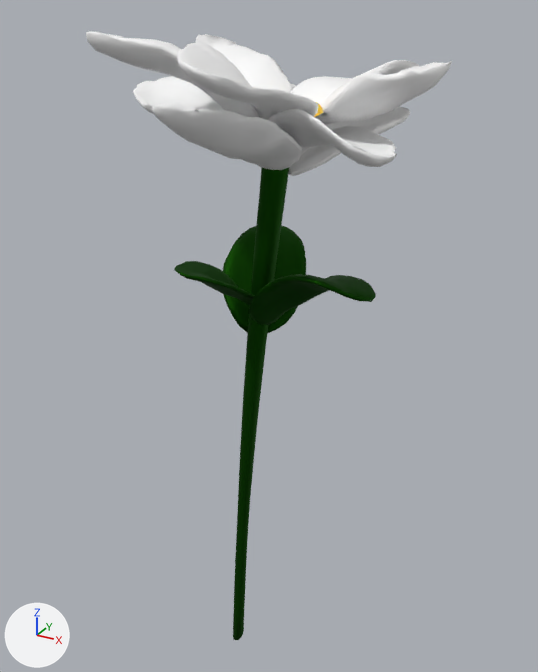
The FBX model ZTGKEngine/res/models/zagadka_kwiaty/kwiatek_bialy.fbx as it was, and as the next commit left it.
Before and after are seen from a camera (50 mm lens) standing at (2.07, 9.89, 7.43) and looking at (0.83, 12.15, 6.3). Lighting does not change. The marker at lower left points along +X, +Y and +Z. Where no turn or scale is listed for an object, it has been applied to the vertices.

Objects in the first picture: 'Merged_PM3D_Sphere3D2_11'.
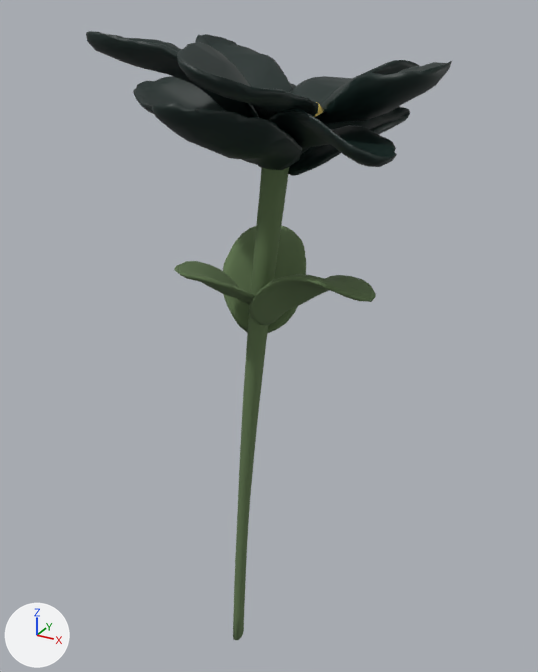
The change, as a list of edits to the scene's bpy script:
```text
Add img_kwiatek_laczony_metallic_png:
    img_kwiatek_laczony_metallic_png = load_image('kwiatek_laczony_Metallic.png', '_unpacked/kwiatek_laczony_Metallic.png', 1024, 1024, 'Non-Color')
Add img_kwiatek_laczony_base_color_png:
    img_kwiatek_laczony_base_color_png = load_image('kwiatek_laczony_Base_color.png', '_unpacked/kwiatek_laczony_Base_color.png', 1024, 1024, 'sRGB')
Add img_kwiatek_laczony_normal_png:
    img_kwiatek_laczony_normal_png = load_image('kwiatek_laczony_Normal.png', '_unpacked/kwiatek_laczony_Normal.png', 1024, 1024, 'Non-Color')
Add img_kwiatek_maly_base_color_png:
    img_kwiatek_maly_base_color_png = load_image('kwiatek_maly_Base_color.png', '_unpacked/kwiatek_maly_Base_color.png', 1024, 1024, 'sRGB')
Add img_kwiatek_maly_metallic_png:
    img_kwiatek_maly_metallic_png = load_image('kwiatek_maly_Metallic.png', '_unpacked/kwiatek_maly_Metallic.png', 1024, 1024, 'Non-Color')
Change mat_kwiatek_maly:
    where n0 = _N.new('ShaderNodeBsdfPrincipled'); n0.name = 'Principled BSDF'
    remove n0.inputs[1].default_value = 1.0  # 'Metallic'
    n0.inputs[2].default_value: 0.669 -> 1.0  # 'Roughness'
    where n2 = _N.new('ShaderNodeTexImage'); n2.name = 'Image Texture'
    n2.image: img_kwiatek_diffuse_png -> img_kwiatek_maly_base_color_png
    add n3 = _N.new('ShaderNodeTexImage'); n3.name = 'Image Texture.001'
    add n3.image = img_kwiatek_maly_metallic_png
    add _L.new(n3.outputs[0], n0.inputs[1])  # 'Color' to 'Metallic'
Change mat_kwiatek_laczony:
    where n0 = _N.new('ShaderNodeBsdfPrincipled'); n0.name = 'Principled BSDF'
    remove n0.inputs[2].default_value = 0.416  # 'Roughness'
    where n2 = _N.new('ShaderNodeTexImage'); n2.name = 'Image Texture'
    n2.image: img_kwiatek2_diffuse_png -> img_kwiatek_laczony_base_color_png
    add n3 = _N.new('ShaderNodeTexImage'); n3.name = 'Image Texture.001'
    add n3.image = img_kwiatek_laczony_metallic_png
    add n4 = _N.new('ShaderNodeTexImage'); n4.name = 'Image Texture.002'
    add n4.image = img_kwiatek_laczony_normal_png
    add n5 = _N.new('ShaderNodeNormalMap'); n5.name = 'Normal Map'
    add _L.new(n3.outputs[0], n0.inputs[1])  # 'Color' to 'Metallic'
    add _L.new(n4.outputs[0], n5.inputs[1])  # 'Color' to 'Color'
    add _L.new(n5.outputs[0], n0.inputs[5])  # 'Normal' to 'Normal'
```

Where the change shows, as pixel boxes (x1, y1, x2, y2) in the pictures (538 x 672 px):
'Merged_PM3D_Sphere3D2_11', surface changed: (86, 31, 452, 640) in both
